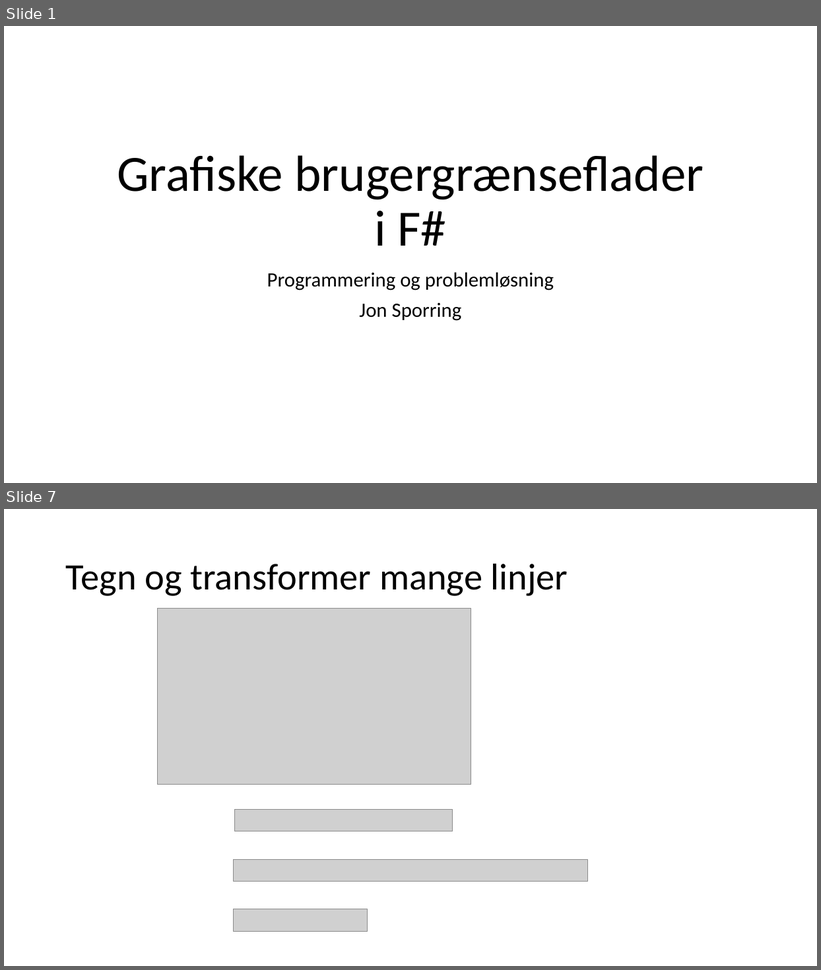
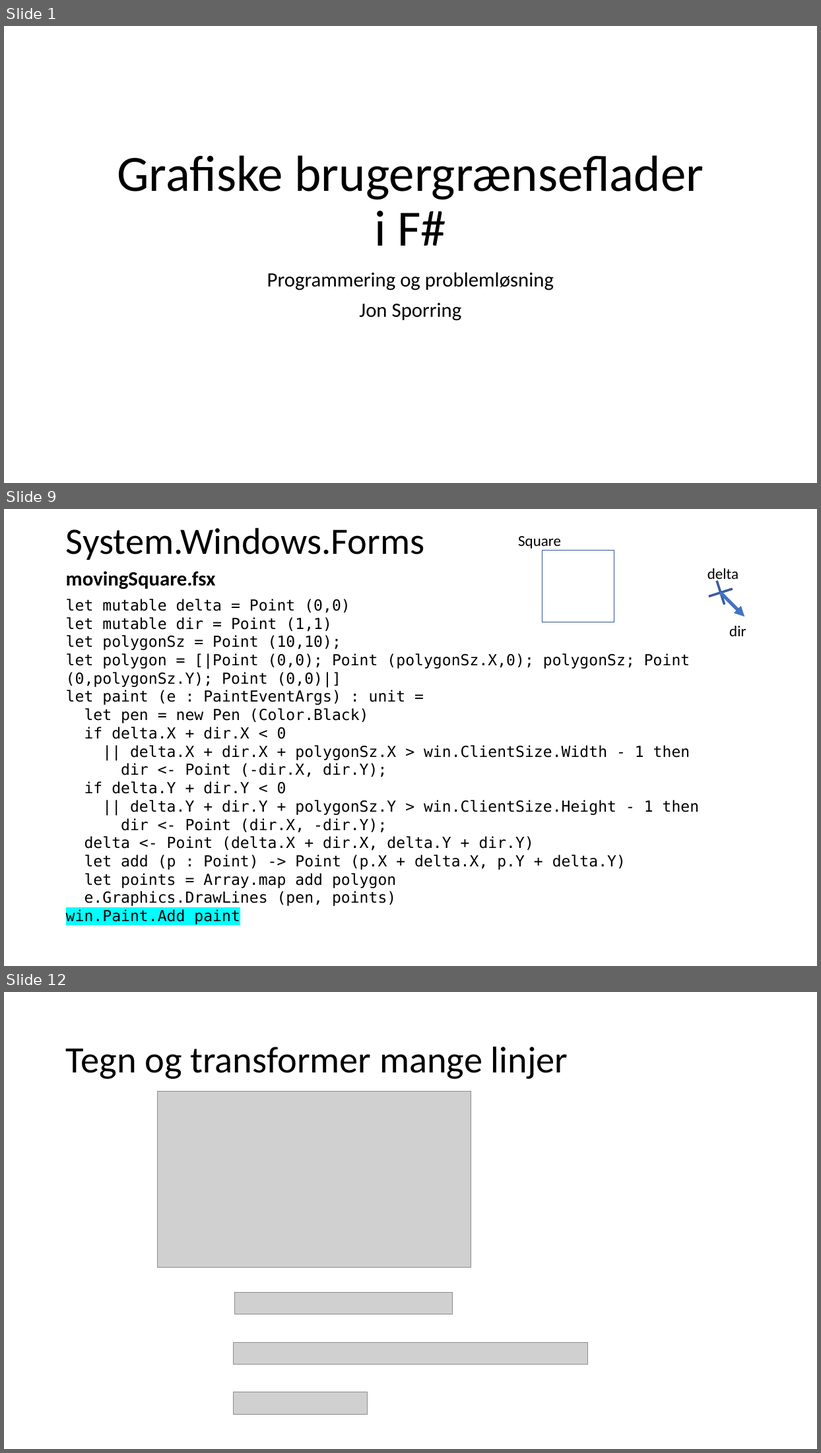
Before and after one commit to fisterloegsovs/pop22, a slide deck: lectures/17.1/17.1.pptx. Shown one above the other, each under a label of ours: slides 1 and 7 before the commit, slides 1, 9 and 12 after it; the slides between them are not shown. The pictures are 821x970 and 821x1453 pixels, drawn with LibreOffice and Linux fonts; fonts in the diff are those of the drawing; grey boxes stand for pictures. Boxes give left, top, right and bottom in pixels: in the first picture for what was removed or moved away, otherwise in the second. Text is boxed around its words. In the diff, an @@ line names an element or a change of style, - is before the commit and + after.

```diff
--- a/lectures/17.1/17.1.pptx
+++ b/lectures/17.1/17.1.pptx
@@ slide 9 added at bbox=[4, 509, 817, 966], background #FFFFFF @@
@@ title added at bbox=[66, 527, 424, 560], 44 pt, text #000000 @@
+System.Windows.Forms
@@ text added at bbox=[518, 536, 561, 551], 18 pt, text #000000 @@
+Square
@@ rectangle added at bbox=[542, 551, 614, 623], outline #325491 1 pt @@
@@ text added at bbox=[66, 571, 216, 590], 24 pt, text #000000, bold @@
+movingSquare.fsx
@@ plus added at bbox=[706, 578, 736, 608], fill #4472C4, outline #325491 1 pt @@
@@ text added at bbox=[708, 568, 739, 584], 18 pt, text #000000 @@
+delta
@@ text added at bbox=[66, 599, 700, 925], 18 pt, text #000000 @@
+let mutable delta = Point (0,0)
+let mutable dir = Point (1,1)
+let polygonSz = Point (10,10);
+let polygon = [|Point (0,0); Point (polygonSz.X,0); polygonSz; Point (0,polygonSz.Y); Point (0,0)|]
+let paint (e : PaintEventArgs) : unit =
+let pen = new Pen (Color.Black)
+if delta.X + dir.X < 0
+|| delta.X + dir.X + polygonSz.X > win.ClientSize.Width - 1 then
+dir <- Point (-dir.X, dir.Y);
+if delta.Y + dir.Y < 0
+|| delta.Y + dir.Y + polygonSz.Y > win.ClientSize.Height - 1 then
+dir <- Point (dir.X, -dir.Y);
+delta <- Point (delta.X + dir.X, delta.Y + dir.Y)
+let add (p : Point) -> Point (p.X + delta.X, p.Y + delta.Y)
+let points = Array.map add polygon
+e.Graphics.DrawLines (pen, points)
+win.Paint.Add paint
@@ arrow added from (721, 593) to (745, 617), #4472C4 4 pt @@
@@ text added at bbox=[729, 626, 746, 636], 18 pt, text #000000 @@
+dir
@@ what was slide 7 is now slide 12 @@
```
Also in this commit, not shown: 3 slides changed, 10 other slides added, 13 slides removed, 11 other files.
